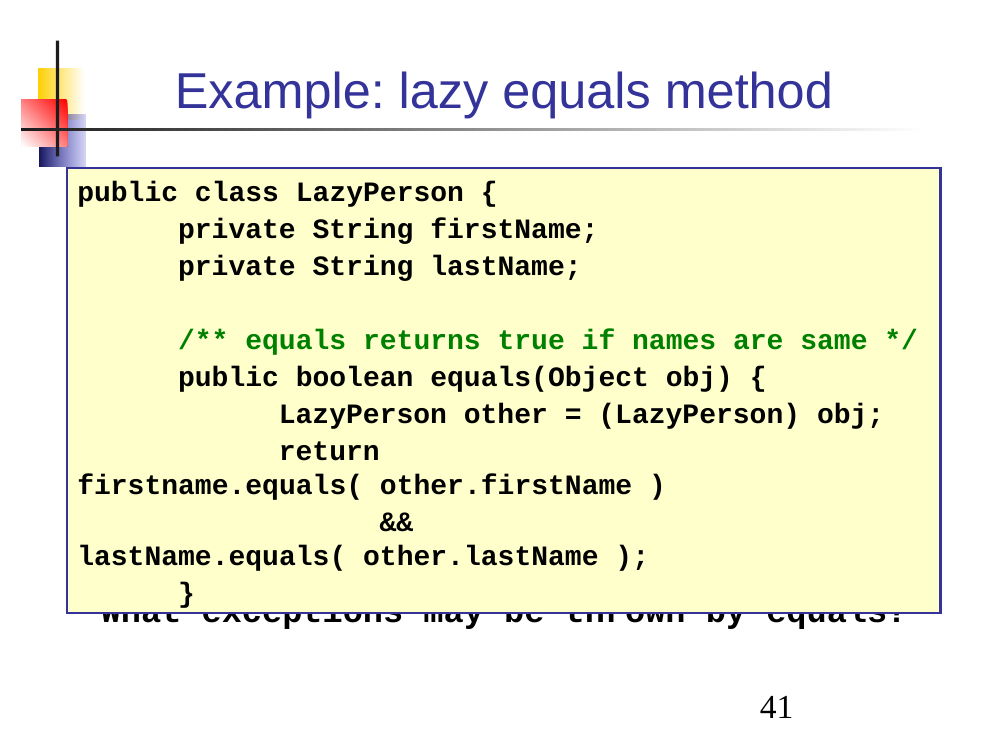
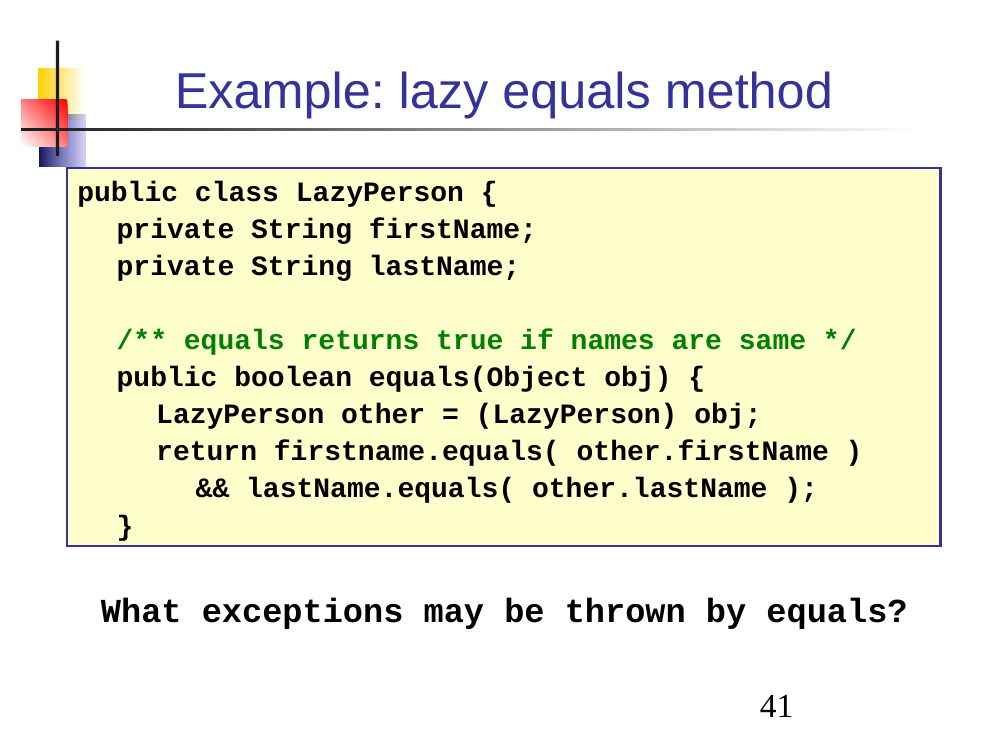
Before and after one commit to skeoop/skeoop.github.io, a slide deck: slide 41 of week7/Exceptions.ppt. Drawn at 1008x756 pixels with LibreOffice and Linux fonts; fonts in the diff are those of the drawing. Boxes give left, top, right and bottom in pixels: in the first picture for what was removed or moved away, otherwise in the second. Text is boxed around its words. In the diff, an @@ line names an element or a change of style, - is before the commit and + after.

```diff
--- a/week7/Exceptions.ppt
+++ b/week7/Exceptions.ppt
@@ rectangle "public class LazyPerson {": place and size @@
-rectangle "public class LazyPerson {" at [68,168,940,614]
+rectangle "public class LazyPerson {" at [68,168,940,546]
@@ text "What exceptions may be thrown ..." at [101,598,907,629]: indent changed @@
```
Also in this commit, not shown: 43 other slides changed, 4 other files.
